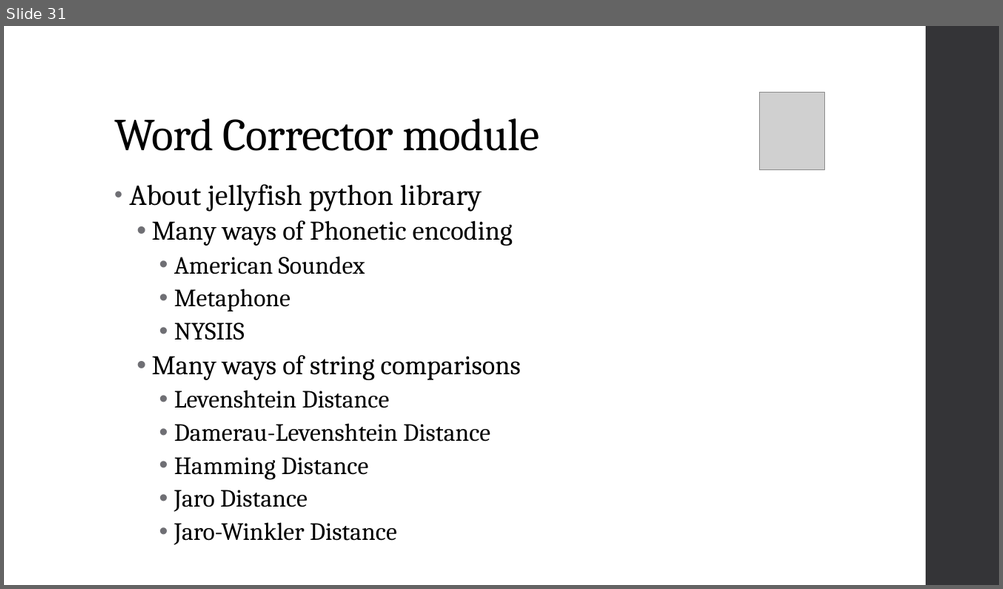
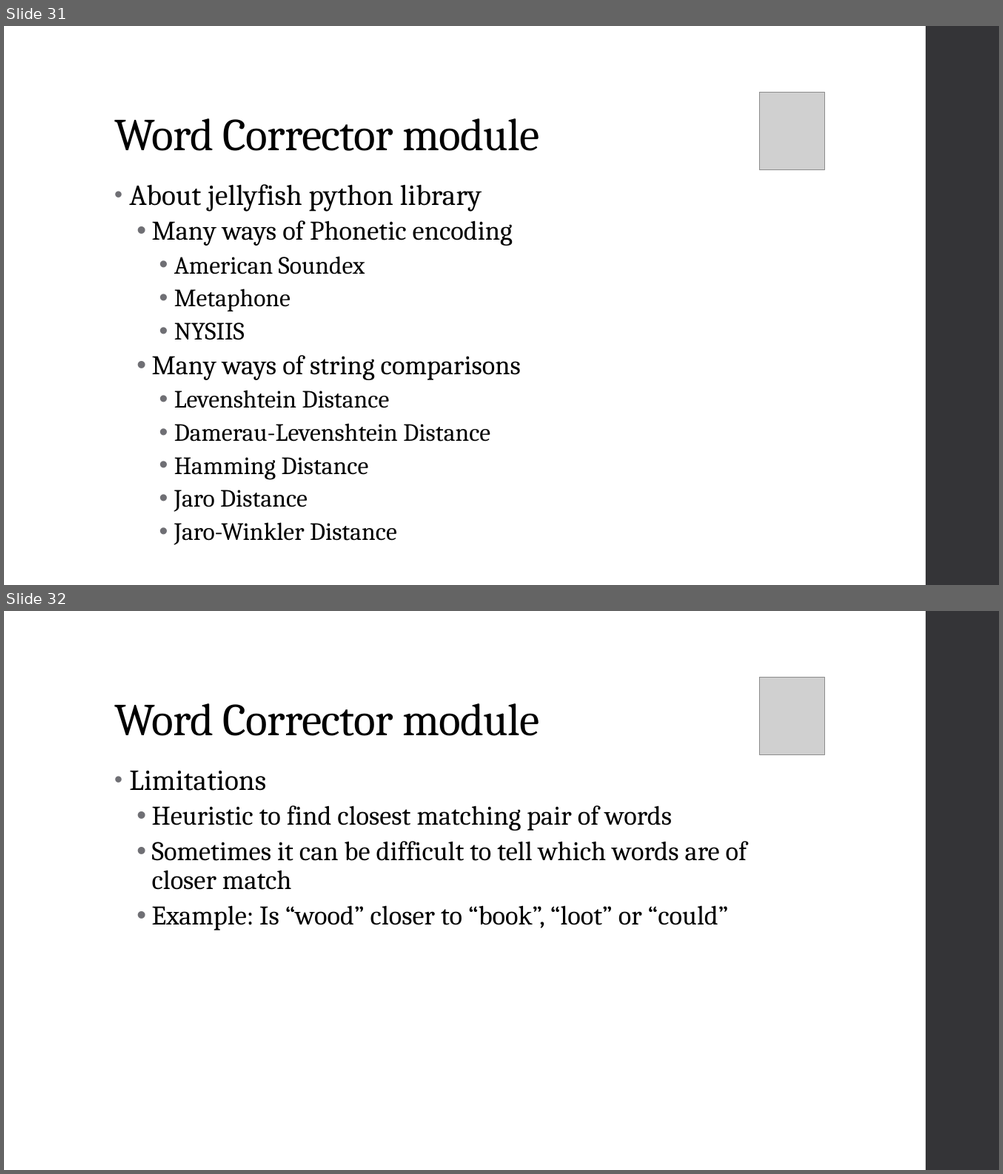
Before and after one commit to nlzz22/FYPTalkToCode, a slide deck: FYP CA Presentation.pptx. Shown one above the other, each under a label of ours: slide 31 before the commit, slides 31 and 32 after it. The pictures are 1003x589 and 1003x1174 pixels, drawn with LibreOffice and Linux fonts; fonts in the diff are those of the drawing; grey boxes stand for pictures. Boxes give left, top, right and bottom in pixels: in the first picture for what was removed or moved away, otherwise in the second. Text is boxed around its words. In the diff, an @@ line names an element or a change of style, - is before the commit and + after.

```diff
--- a/FYP CA Presentation.pptx
+++ b/FYP CA Presentation.pptx
@@ slide 32 added at [4,611,999,1170], background #FFFFFF; not listed: 1 template element that a slide beside it also shows @@
@@ picture added at [760,678,825,755] @@
@@ title added at [114,703,540,736], 44 pt, text #000000 @@
+Word Corrector module
@@ text added at [129,770,747,931], 26 pt, text #000000 @@
+• Limitations
+  • Heuristic to find closest matching pair of words
+  • Sometimes it can be difficult to tell which words are of closer match
+  • Example: Is “wood” closer to “book”, “loot” or “could”
```
Also in this commit, not shown: 3 slides changed, 9 other slides added, 1 slide removed.
